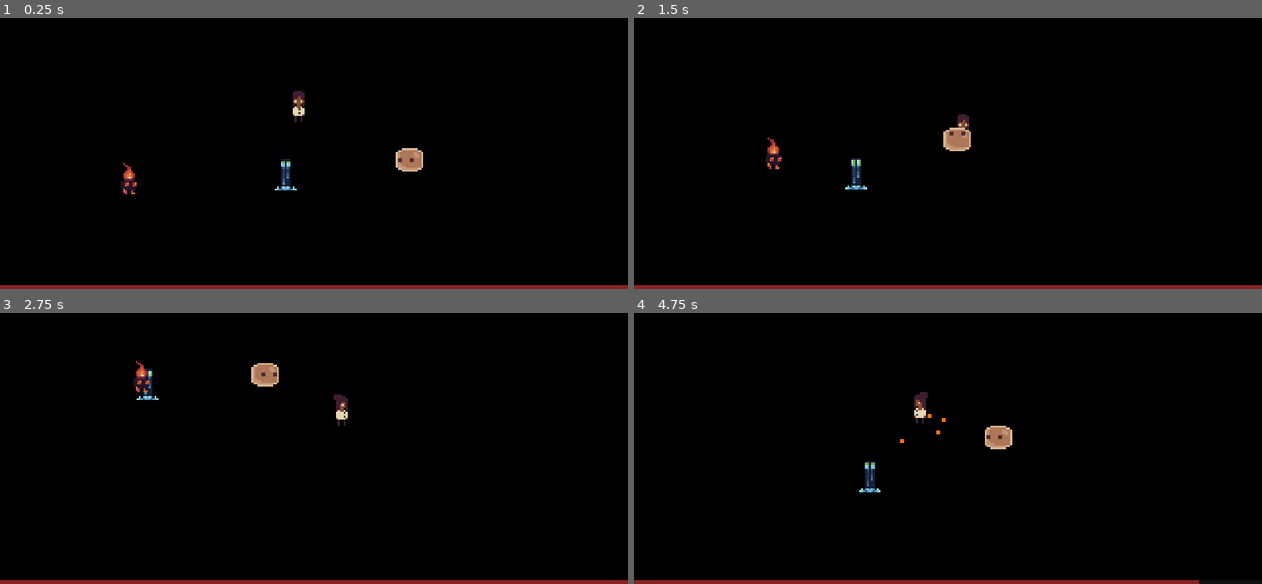
Above: before the commit, frames 1-4 (two rows, left to right).
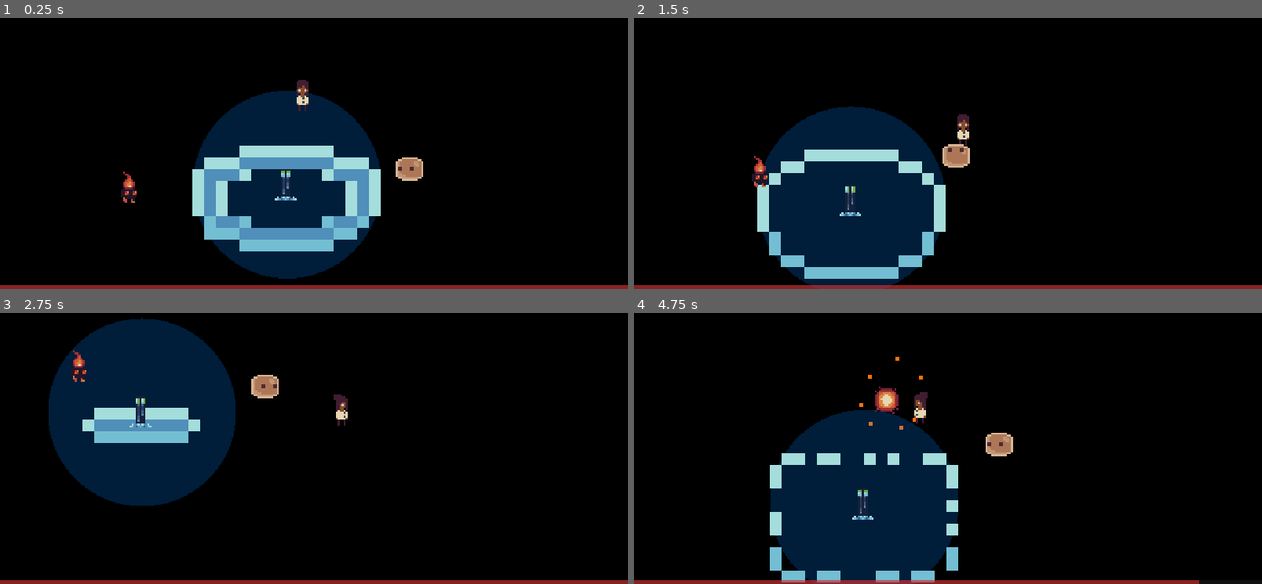
Above: after the commit, the same moments.

Repository: Ieida/godot-tooling-jam-n3
Game: Godot game, scene res://levels/prototype/prototype.tscn
Two runs of this game, one before a commit and one after it. Both use one fixed random seed, a clock stepped at 60 frames per second and the inputs below.
Inputs:
- Up to frame 1 (0.25 s): no input
- Up to frame 2 (1.5 s): hold D (move_right) 0.53-1.28 s; hold S (move_down) from 1.28 s (still down)
- Up to frame 3 (2.75 s): release S (move_down) at 2.03 s; hold D (move_right) from 2.03 s (still down)
- Up to frame 4 (4.75 s): release D (move_right) at 2.78 s; hold W (move_up) 2.78-3.53 s; hold A (move_left) from 3.53 s (still down)

The runs differ from the first frame. In frame 1, 17% of the frame differs, in the area x 19-68%, y 22-97%; in frame 2, 17%; in frame 3, 17%; in frame 4, 17%.

Commit message:
water special attack

Diff:
--- a/nodes/elemental_essence/elemental_essence.gd
+++ b/nodes/elemental_essence/elemental_essence.gd
@@ -10,3 +10,7 @@
 	var d = (velocity * damping * delta).limit_length(velocity.length())
 	velocity -= d
 	global_position += velocity * delta
+
+
+func attract(_to: Vector2, _force: float):
+	pass
--- a/nodes/elemental_essence/fire/fire.gd
+++ b/nodes/elemental_essence/fire/fire.gd
@@ -1 +1,10 @@
 class_name ElementalEssenceFire extends ElementalEssence
+
+
+func attract(to: Vector2, force: float):
+	super(to, force)
+	var d = global_position.direction_to(to)
+	var v = d * force
+	var rd = Vector2.RIGHT.rotated(randf() * 360.0)
+	v += rd
+	global_position += v
--- a/nodes/elemental_essence_attractor/elemental_essence_attractor.gd
+++ b/nodes/elemental_essence_attractor/elemental_essence_attractor.gd
@@ -15,10 +15,7 @@
 
 
 func attract(essence: ElementalEssence, delta: float):
-	var d = essence.global_position.direction_to(global_position)
-	var v = (d + d.orthogonal()) * force * delta
-	essence.global_position += v
-
+	essence.attract(global_position, force * delta)
 	if global_position.distance_to(essence.global_position) <= 4.0:
 		collect(essence)
 
--- a/nodes/enemies/fire_special/fire_special.tscn
+++ b/nodes/enemies/fire_special/fire_special.tscn
@@ -1,7 +1,8 @@
-[gd_scene load_steps=13 format=3 uid="uid://d0bkuyvk681as"]
+[gd_scene load_steps=24 format=3 uid="uid://d0bkuyvk681as"]
 
 [ext_resource type="Texture2D" uid="uid://dr4bqktbnovpk" path="res://assets/textures/characters/special_enemy_fire_spritesheet.png" id="2_u1ap0"]
 [ext_resource type="Script" path="res://nodes/enemies/fire_special/fire_special.gd" id="2_vg0q8"]
+[ext_resource type="Texture2D" uid="uid://ce368mg44ehrw" path="res://assets/textures/characters/fire_enemy_explosion_animation.png" id="3_l1v6s"]
 [ext_resource type="PackedScene" uid="uid://bxuei80wkaj8r" path="res://nodes/elemental_essence_spawner/elemental_essence_spawner.tscn" id="4_jie6m"]
 [ext_resource type="PackedScene" uid="uid://xa40ncd5e0sh" path="res://nodes/enemy_attacks/explode/explode.tscn" id="4_lc4yd"]
 [ext_resource type="PackedScene" uid="uid://cgaa40g5drxj0" path="res://nodes/elemental_essence/fire/fire.tscn" id="5_4kaak"]
@@ -11,6 +12,46 @@
 
 [sub_resource type="CircleShape2D" id="CircleShape2D_yxf5h"]
 radius = 32.0
+
+[sub_resource type="AtlasTexture" id="AtlasTexture_4m2u0"]
+atlas = ExtResource("3_l1v6s")
+region = Rect2(0, 0, 16, 16)
+
+[sub_resource type="AtlasTexture" id="AtlasTexture_yxt1g"]
+atlas = ExtResource("3_l1v6s")
+region = Rect2(16, 0, 16, 16)
+
+[sub_resource type="AtlasTexture" id="AtlasTexture_aup4h"]
+atlas = ExtResource("3_l1v6s")
+region = Rect2(32, 0, 16, 16)
+
+[sub_resource type="AtlasTexture" id="AtlasTexture_i1cuo"]
+atlas = ExtResource("3_l1v6s")
+region = Rect2(48, 0, 16, 16)
+
+[sub_resource type="AtlasTexture" id="AtlasTexture_w67vl"]
+atlas = ExtResource("3_l1v6s")
+region = Rect2(64, 0, 16, 16)
+
+[sub_resource type="AtlasTexture" id="AtlasTexture_qqnu5"]
+atlas = ExtResource("3_l1v6s")
+region = Rect2(0, 16, 16, 16)
+
+[sub_resource type="AtlasTexture" id="AtlasTexture_d51of"]
+atlas = ExtResource("3_l1v6s")
+region = Rect2(16, 16, 16, 16)
+
+[sub_resource type="AtlasTexture" id="AtlasTexture_yeisc"]
+atlas = ExtResource("3_l1v6s")
+region = Rect2(32, 16, 16, 16)
+
+[sub_resource type="AtlasTexture" id="AtlasTexture_s6q40"]
+atlas = ExtResource("3_l1v6s")
+region = Rect2(48, 16, 16, 16)
+
+[sub_resource type="AtlasTexture" id="AtlasTexture_jjpnp"]
+atlas = ExtResource("3_l1v6s")
+region = Rect2(64, 16, 16, 16)
 
 [sub_resource type="AtlasTexture" id="AtlasTexture_5h1pi"]
 atlas = ExtResource("2_u1ap0")
@@ -32,11 +73,38 @@
 animations = [{
 "frames": [{
 "duration": 1.0,
-"texture": null
+"texture": SubResource("AtlasTexture_4m2u0")
+}, {
+"duration": 1.0,
+"texture": SubResource("AtlasTexture_yxt1g")
+}, {
+"duration": 1.0,
+"texture": SubResource("AtlasTexture_aup4h")
+}, {
+"duration": 1.0,
+"texture": SubResource("AtlasTexture_i1cuo")
+}, {
+"duration": 1.0,
+"texture": SubResource("AtlasTexture_w67vl")
+}, {
+"duration": 1.0,
+"texture": SubResource("AtlasTexture_qqnu5")
+}, {
+"duration": 1.0,
+"texture": SubResource("AtlasTexture_d51of")
+}, {
+"duration": 1.0,
+"texture": SubResource("AtlasTexture_yeisc")
+}, {
+"duration": 1.0,
+"texture": SubResource("AtlasTexture_s6q40")
+}, {
+"duration": 1.0,
+"texture": SubResource("AtlasTexture_jjpnp")
 }],
 "loop": false,
 "name": &"explode",
-"speed": 5.0
+"speed": 24.0
 }, {
 "frames": [{
 "duration": 1.0,
@@ -96,7 +164,7 @@
 [node name="AnimatedSprite2D" type="AnimatedSprite2D" parent="."]
 texture_filter = 1
 sprite_frames = SubResource("SpriteFrames_877dk")
-animation = &"face_down"
+animation = &"explode"
 
 [node name="ElementalEssenceSpawner" parent="." instance=ExtResource("4_jie6m")]
 essence_scene = ExtResource("5_4kaak")
--- a/nodes/enemies/monster/monster.tscn
+++ b/nodes/enemies/monster/monster.tscn
@@ -58,7 +58,7 @@
 }]
 
 [node name="Monster" type="CharacterBody2D" node_paths=PackedStringArray("animated_sprite")]
-collision_layer = 8
+collision_layer = 4
 script = ExtResource("1_bjhp0")
 animated_sprite = NodePath("AnimatedSprite2D")
 
--- a/nodes/enemies/water_special/water_special.tscn
+++ b/nodes/enemies/water_special/water_special.tscn
@@ -1,10 +1,76 @@
-[gd_scene load_steps=9 format=3 uid="uid://bbvinl2b6a65k"]
+[gd_scene load_steps=21 format=3 uid="uid://bbvinl2b6a65k"]
 
+[ext_resource type="Texture2D" uid="uid://324h7jo3daj" path="res://assets/textures/characters/water_enemy_splash_animation.png" id="2_efms8"]
 [ext_resource type="Script" path="res://nodes/enemies/water_special/water_special.gd" id="2_im105"]
 [ext_resource type="Texture2D" uid="uid://tlcc41ffw5jx" path="res://assets/textures/characters/special_enemy_water_spritesheet.png" id="3_ltf5p"]
+[ext_resource type="PackedScene" uid="uid://1ufl31te2ir6" path="res://nodes/enemy_attacks/ripple/ripple.tscn" id="3_sfxow"]
 
 [sub_resource type="CircleShape2D" id="CircleShape2D_75w5v"]
 radius = 8.0
+
+[sub_resource type="CircleShape2D" id="CircleShape2D_uh6f2"]
+radius = 48.0
+
+[sub_resource type="SphereMesh" id="SphereMesh_7qvrd"]
+radius = 48.0
+height = 96.0
+
+[sub_resource type="AtlasTexture" id="AtlasTexture_gn6g5"]
+atlas = ExtResource("2_efms8")
+region = Rect2(0, 0, 16, 16)
+
+[sub_resource type="AtlasTexture" id="AtlasTexture_fty6n"]
+atlas = ExtResource("2_efms8")
+region = Rect2(16, 0, 16, 16)
+
+[sub_resource type="AtlasTexture" id="AtlasTexture_n8vt8"]
+atlas = ExtResource("2_efms8")
+region = Rect2(32, 0, 16, 16)
+
+[sub_resource type="AtlasTexture" id="AtlasTexture_47ard"]
+atlas = ExtResource("2_efms8")
+region = Rect2(0, 16, 16, 16)
+
+[sub_resource type="AtlasTexture" id="AtlasTexture_d2ds5"]
+atlas = ExtResource("2_efms8")
+region = Rect2(16, 16, 16, 16)
+
+[sub_resource type="AtlasTexture" id="AtlasTexture_80m4x"]
+atlas = ExtResource("2_efms8")
+region = Rect2(32, 16, 16, 16)
+
+[sub_resource type="AtlasTexture" id="AtlasTexture_8o2no"]
+atlas = ExtResource("2_efms8")
+region = Rect2(0, 32, 16, 16)
+
+[sub_resource type="SpriteFrames" id="SpriteFrames_24hrc"]
+animations = [{
+"frames": [{
+"duration": 1.0,
+"texture": SubResource("AtlasTexture_gn6g5")
+}, {
+"duration": 1.0,
+"texture": SubResource("AtlasTexture_fty6n")
+}, {
+"duration": 1.0,
+"texture": SubResource("AtlasTexture_n8vt8")
+}, {
+"duration": 1.0,
+"texture": SubResource("AtlasTexture_47ard")
+}, {
+"duration": 1.0,
+"texture": SubResource("AtlasTexture_d2ds5")
+}, {
+"duration": 1.0,
+"texture": SubResource("AtlasTexture_80m4x")
+}, {
+"duration": 1.0,
+"texture": SubResource("AtlasTexture_8o2no")
+}],
+"loop": true,
+"name": &"default",
+"speed": 24.0
+}]
 
 [sub_resource type="AtlasTexture" id="AtlasTexture_onks1"]
 atlas = ExtResource("3_ltf5p")
@@ -67,7 +133,31 @@
 [node name="CollisionShape2D" type="CollisionShape2D" parent="."]
 shape = SubResource("CircleShape2D_75w5v")
 
+[node name="RippleArea" type="Area2D" parent="."]
+collision_layer = 0
+collision_mask = 4
+monitorable = false
+
+[node name="CollisionShape2D" type="CollisionShape2D" parent="RippleArea"]
+shape = SubResource("CircleShape2D_uh6f2")
+
+[node name="MeshInstance2D" type="MeshInstance2D" parent="RippleArea"]
+modulate = Color(0, 0.501961, 1, 0.121569)
+mesh = SubResource("SphereMesh_7qvrd")
+
+[node name="Ripple2" type="AnimatedSprite2D" parent="."]
+texture_filter = 1
+position = Vector2(0, -8)
+scale = Vector2(6, 6)
+sprite_frames = SubResource("SpriteFrames_24hrc")
+autoplay = "default"
+frame = 4
+frame_progress = 0.94655
+
 [node name="AnimatedSprite2D" type="AnimatedSprite2D" parent="."]
 texture_filter = 1
 sprite_frames = SubResource("SpriteFrames_ntinj")
 animation = &"face_left"
+
+[node name="Ripple" parent="." node_paths=PackedStringArray("area") instance=ExtResource("3_sfxow")]
+area = NodePath("../RippleArea")
--- a/nodes/enemy_attacks/explode/explode.gd
+++ b/nodes/enemy_attacks/explode/explode.gd
@@ -9,7 +9,7 @@
 
 
 func _on_anim_finished():
-	#enemy.queue_free()
+	enemy.queue_free()
 	pass
 
 
@@ -25,8 +25,6 @@
 	essence_spawner.spawn()
 	deal_damage()
 	exploded.emit()
-	await get_tree().create_timer(5.0).timeout
-	enemy.queue_free()
 
 
 func deal_damage():
--- /dev/null
+++ b/nodes/enemy_attacks/ripple/ripple.gd
@@ -0,0 +1,26 @@
+class_name EnemyAttackRipple extends EnemyAttack
+
+
+@export var area: Area2D
+@export var force: float = 32.0
+@export var frequency: float = 16.0
+@export var amplitude: float = 3.0
+var time: float
+
+
+func _physics_process(_delta):
+	time += _delta
+	for a in area.get_overlapping_bodies():
+		if a is CharacterBody2D: _process_character_body(a)
+
+
+func _process_character_body(body: CharacterBody2D):
+	var d = area.global_position.direction_to(body.global_position)
+	var dst = area.global_position.distance_to(body.global_position)
+	var st = (sin(time * frequency) + 1.0) * amplitude * 0.5
+	var sd = (sin(dst * frequency) + 1.0) * amplitude * 0.5
+	var t = st * sd
+	var p = dst / 64.0
+	var f = (1.0 - p) * t * force
+	body.velocity = d * f
+	body.move_and_slide()
--- /dev/null
+++ b/nodes/enemy_attacks/ripple/ripple.tscn
@@ -0,0 +1,10 @@
+[gd_scene load_steps=3 format=3 uid="uid://1ufl31te2ir6"]
+
+[ext_resource type="PackedScene" uid="uid://sdwwxmobe1lq" path="res://nodes/enemy_attacks/attack.tscn" id="1_bj05o"]
+[ext_resource type="Script" path="res://nodes/enemy_attacks/ripple/ripple.gd" id="2_5w50y"]
+
+[node name="Ripple" instance=ExtResource("1_bj05o")]
+script = ExtResource("2_5w50y")
+force = 32.0
+frequency = 16.0
+amplitude = 3.0
Not shown, added: assets/textures/characters/fire_enemy_explosion_animation.png.import
Not shown, added: assets/textures/characters/water_enemy_splash_animation.png.import
